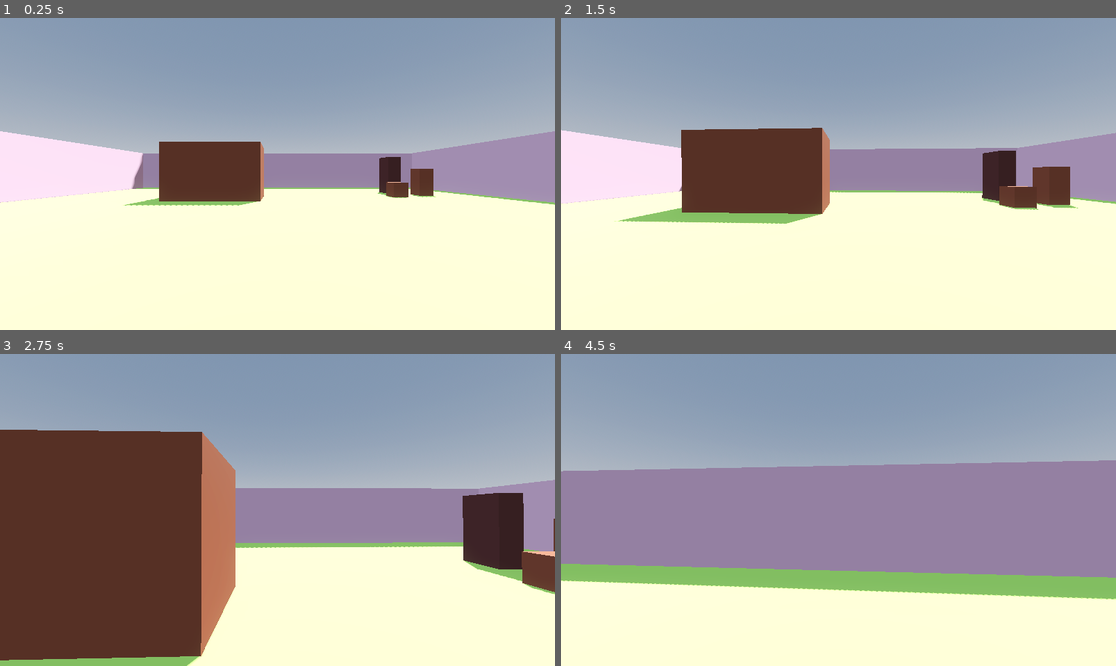
Above: before the commit, frames 1-4 (two rows, left to right).
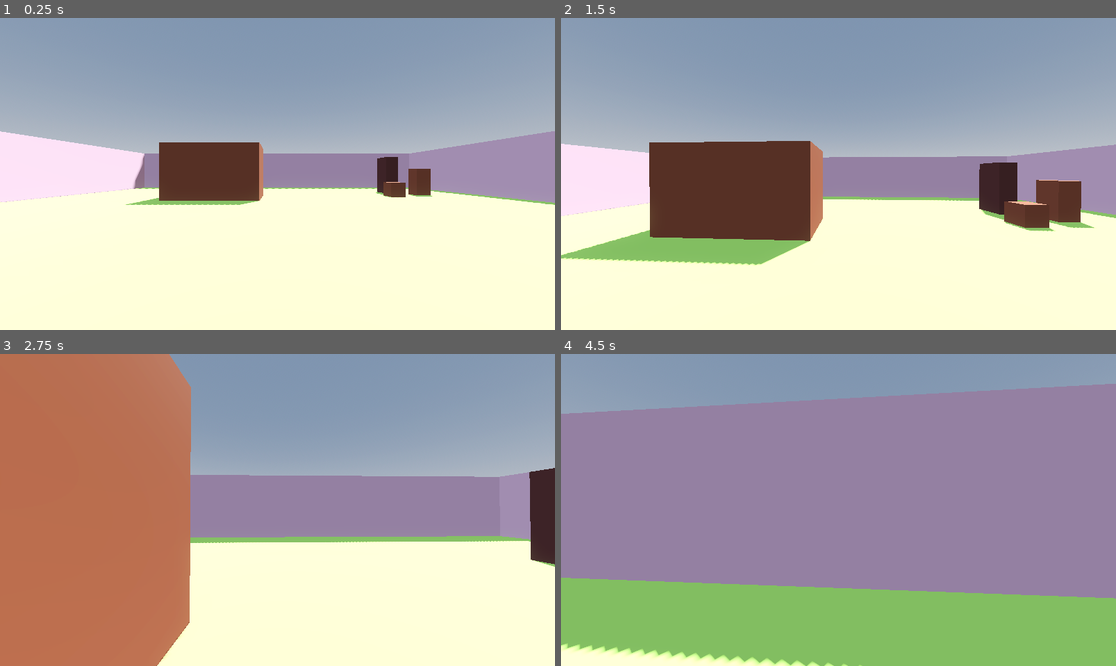
Above: after the commit, the same moments.

Repository: Chrission/Chapter-0-Brackeys2026
Game: Godot game, scene res://Scenes/world.tscn
The game is run twice, just before and just after one commit, with the same random seed, the same clock (stepped at 60 frames per second) and the same inputs.
Inputs (mouse positions are in pixels of both pictures, inside the frame that each line leads up to):
- Up to frame 1 (0.25 s): no input
- Up to frame 2 (1.5 s): tap Enter at 0.5 s; move the mouse to (866, 174) at 0.52 s; hold Shift (move_sprint, bound only after the commit) 0.53-1.28 s; hold W (move_forwards) from 0.53 s (still down); tap Space (move_jump) at 0.77, 0.8, 1.07, 1.35 s; move the mouse to (810, 174) at 1.27 s
- Up to frame 3 (2.75 s): keep holding W (move_forwards); tap Space (move_jump) at 1.52, 1.82, 2.3 s; tap Shift (move_sprint, bound only after the commit) at 1.55 s; move the mouse to (288, 503) at 2.02 s; hold Shift (move_sprint, bound only after the commit) from 2.03 s (still down)
- Up to frame 4 (4.5 s): keep holding W (move_forwards); move the mouse to (832, 516) at 2.77 s; release Shift (move_sprint, bound only after the commit) at 2.78 s; tap Shift (move_sprint, bound only after the commit) at 2.85, 4.35 s; tap Space (move_jump) at 3.02, 3.32, 3.6, 3.77, 4.07 s; move the mouse to (877, 513) at 3.52 s; move the mouse to (794, 506) at 4.27 s

The runs differ from the first frame. In frame 1, 0.6% of the frame differs, in the area x 0-100%, y 36-61%; in frame 2, 15%; in frame 3, 47%; in frame 4, 50%, in the area x 0-100%, y 9-100%.

Commit message:
Finished player controller

Diff:
--- a/brackeys-jam-game/Scenes/world.tscn
+++ b/brackeys-jam-game/Scenes/world.tscn
@@ -104,43 +104,52 @@
 [node name="CSGBox3D6" type="CSGBox3D" parent="." unique_id=700315291]
 transform = Transform3D(1, 0, 0, 0, 1, 0, 0, 0, 1, 9, 0.5, 10)
 material_override = SubResource("StandardMaterial3D_5a7ea")
+use_collision = true
 size = Vector3(3, 1, 2)
 
 [node name="CSGBox3D7" type="CSGBox3D" parent="." unique_id=47285566]
 transform = Transform3D(1, 0, 0, 0, 1, 0, 0, 0, 1, 9, 1, 6.5)
 material_override = SubResource("StandardMaterial3D_5a7ea")
+use_collision = true
 size = Vector3(3, 2, 2)
 
 [node name="CSGBox3D8" type="CSGBox3D" parent="." unique_id=157430162]
 transform = Transform3D(1, 0, 0, 0, 1, 0, 0, 0, 1, 1, 1, 17)
 material_override = SubResource("StandardMaterial3D_8j60k")
+use_collision = true
 size = Vector3(3, 2, 3)
 
 [node name="CSGBox3D9" type="CSGBox3D" parent="." unique_id=211836457]
 transform = Transform3D(1, 0, 0, 0, 1, 0, 0, 0, 1, -4, 1.75, -13.5)
 material_override = SubResource("StandardMaterial3D_8j60k")
+use_collision = true
 size = Vector3(6, 3.5, 3)
 
 [node name="CSGBox3D10" type="CSGBox3D" parent="." unique_id=611939652]
 transform = Transform3D(1, 0, 0, 0, 1, 0, 0, 0, 1, -10, 0.75, 7)
 material_override = SubResource("StandardMaterial3D_8j60k")
+use_collision = true
 size = Vector3(6, 1.5, 9)
 
 [node name="CSGBox3D11" type="CSGBox3D" parent="." unique_id=503724844]
 transform = Transform3D(1, 0, 0, 0, 1, 0, 0, 0, 1, -8, 1.75, 21.25)
 material_override = SubResource("StandardMaterial3D_8j60k")
+use_collision = true
 size = Vector3(2, 3.5, 1.5)
 
 [node name="CSGBox3D12" type="CSGBox3D" parent="." unique_id=1763957474]
 transform = Transform3D(1, 0, 0, 0, 1, 0, 0, 0, 1, 9.5, 1.5, -17.25)
 material_override = SubResource("StandardMaterial3D_o06y3")
+use_collision = true
 size = Vector3(1, 3, 1.5)
 
 [node name="CSGBox3D13" type="CSGBox3D" parent="." unique_id=2095746214]
 transform = Transform3D(1, 0, 0, 0, 1, 0, 0, 0, 1, 11, 1, -15.5)
 material_override = SubResource("StandardMaterial3D_fo5ed")
+use_collision = true
 size = Vector3(1, 2, 1)
 
 [node name="CSGBox3D14" type="CSGBox3D" parent="." unique_id=790242998]
 transform = Transform3D(1, 0, 0, 0, 1, 0, 0, 0, 1, 8.5, 0.5, -14.5)
 material_override = SubResource("StandardMaterial3D_5ukr8")
+use_collision = true
--- a/brackeys-jam-game/Scripts/MovementsScripts/Player.gd
+++ b/brackeys-jam-game/Scripts/MovementsScripts/Player.gd
@@ -1,9 +1,22 @@
 extends CharacterBody3D
 
-# Constants for movement calculations
-const SPEED = 4.0
-const JUMP_VELOCITY = 3.5
+# Movement Variables
+var speed
+var jump_velocity
+const WALK_SPEED = 4.0
+const SPRINT_SPEED = 6.5
+const WALK_JUMP_VELOCITY = 3.5
+const SPRINT_JUMP_VELOCITY = 4.5
 const SENSITIVITY = 0.001
+
+# Bob Variables
+const BOB_FREQ = 2.0
+const BOB_AMP = 0.08
+var t_bob = 0.0
+
+# FOV Variables
+const BASE_FOV = 75.0
+const FOV_CHANGE = 1.5
 
 # Loads right before the node enters "Ready" state, path linked to head and camera in Godot
 @onready var head = $Head
@@ -22,7 +35,7 @@
 		head.rotate_y(-event.relative.x * SENSITIVITY)
 		camera.rotate_x(-event.relative.y * SENSITIVITY)
 		# Controls cameras vertical clamp, -40 is min 60 is max, can be adjusted
-		camera.rotation.x = clamp(camera.rotation.x, deg_to_rad(-40), deg_to_rad(60))
+		camera.rotation.x = clamp(camera.rotation.x, deg_to_rad(-50), deg_to_rad(60))
 		# Controls head horizontal clamp, -75 is min, 75 is max, can be adjusted
 		# Issues where head can't turn any farther, must fix later head.rotation.y = clamp(head.rotation.y, deg_to_rad(-75), deg_to_rad(75))
 
@@ -32,20 +45,48 @@
 	if not is_on_floor():
 		velocity += get_gravity() * delta
 
+	# Get whether we are sprinting or not to set speed
+	if Input.is_action_pressed("move_sprint"):
+		speed = SPRINT_SPEED
+		jump_velocity = SPRINT_JUMP_VELOCITY
+	else:
+		speed = WALK_SPEED
+		jump_velocity = WALK_JUMP_VELOCITY
+
 	# Handle jump.
 	if Input.is_action_just_pressed("move_jump") and is_on_floor():
-		velocity.y = JUMP_VELOCITY
+		velocity.y = jump_velocity
 
 	# Get the input direction and handle the movement/deceleration.
-	# As good practice, you should replace UI actions with custom gameplay actions.
 	var input_dir = Input.get_vector("move_left", "move_right", "move_forwards", "move_backwards")
 	# head.transform.basis changes direction to where the head is looking, instead of the regular 3d body
 	var direction = (head.transform.basis * Vector3(input_dir.x, 0, input_dir.y)).normalized()
-	if direction:
-		velocity.x = direction.x * SPEED
-		velocity.z = direction.z * SPEED
+	if is_on_floor():
+		if direction:
+			velocity.x = direction.x * speed
+			velocity.z = direction.z * speed
+		else:
+			velocity.x = lerp(velocity.x, direction.x * speed, delta * 7.0)
+			velocity.z = lerp(velocity.z, direction.z * speed, delta * 7.0)
 	else:
-		velocity.x = 0.0
-		velocity.z = 0.0
+		velocity.x = lerp(velocity.x, direction.x * speed, delta * 3.0)
+		velocity.z = lerp(velocity.z, direction.z * speed, delta * 3.0)
+
+
+	# Head Bob
+	t_bob += delta * velocity.length() * float(is_on_floor())
+	camera.transform.origin = _headbob(t_bob)
+
+	# FOV
+	var velocity_clamped = clamp(velocity.length(), 0.5, SPRINT_SPEED * 2)
+	var target_fov = BASE_FOV + FOV_CHANGE * velocity_clamped
+	camera.fov = lerp(camera.fov, target_fov, delta * 8.0)
 
 	move_and_slide()
+
+
+func _headbob(time) -> Vector3:
+	var pos = Vector3.ZERO
+	pos.y = sin(time * BOB_FREQ) * BOB_AMP
+	pos.x = cos(time * BOB_FREQ / 2) * BOB_AMP
+	return pos
--- a/brackeys-jam-game/project.godot
+++ b/brackeys-jam-game/project.godot
@@ -55,6 +55,12 @@
 , Object(InputEventJoypadButton,"resource_local_to_scene":false,"resource_name":"","device":-1,"button_index":0,"pressure":0.0,"pressed":true,"script":null)
 ]
 }
+move_sprint={
+"deadzone": 0.2,
+"events": [Object(InputEventKey,"resource_local_to_scene":false,"resource_name":"","device":-1,"window_id":0,"alt_pressed":false,"shift_pressed":false,"ctrl_pressed":false,"meta_pressed":false,"pressed":false,"keycode":0,"physical_keycode":4194325,"key_label":0,"unicode":0,"location":0,"echo":false,"script":null)
+, Object(InputEventJoypadMotion,"resource_local_to_scene":false,"resource_name":"","device":-1,"axis":5,"axis_value":1.0,"script":null)
+]
+}
 
 [physics]
 
